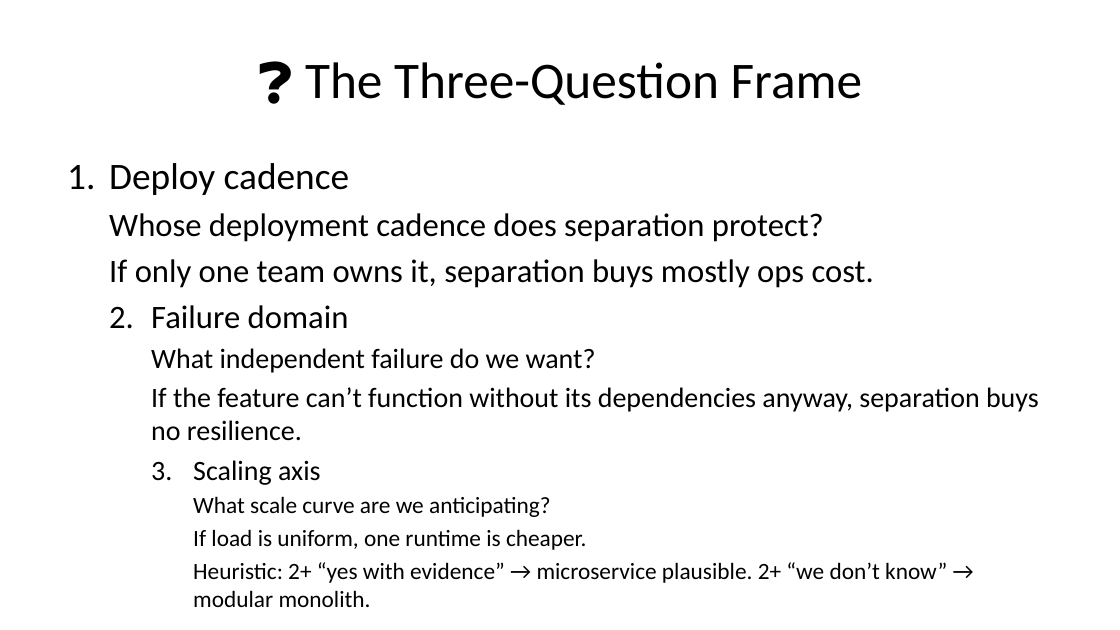
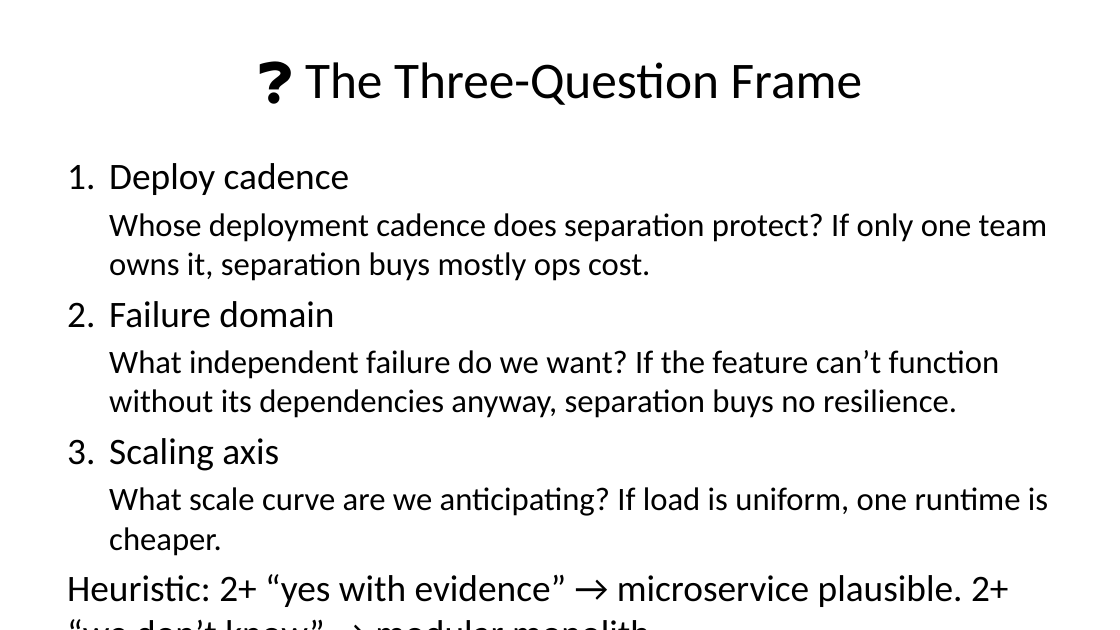
Before and after one commit to jwkidd3/Expeditors_TPM_public, a slide deck: slide 7 of week-04/presentations/ppts/day-01-monolith-vs-microservices.pptx. Drawn at 1120x630 pixels with LibreOffice and Linux fonts; fonts in the diff are those of the drawing. Boxes give left, top, right and bottom in pixels: in the first picture for what was removed or moved away, otherwise in the second. Text is boxed around its words. In the diff, an @@ line names an element or a change of style, - is before the commit and + after.

```diff
--- a/week-04/presentations/ppts/day-01-monolith-vs-microservices.pptx
+++ b/week-04/presentations/ppts/day-01-monolith-vs-microservices.pptx
@@ text at (109,213,1048,281): text changed @@
-  Whose deployment cadence does separation protect?
-  If only one team owns it, separation buys mostly ops cost.
+  Whose deployment cadence does separation protect? If only one team owns it, separation buys mostly ops cost.
@@ text at (67,301,1008,607): size 21 to 24 pt in "Failure domain"; size 18 to 24 pt in "Scaling axis"; size 15 to 24 pt in "Heuristic: 2+ “yes with evidence” → microservice ..."; list level 2 to 1 in "Failure domain"; list level 3 to 1 in "Scaling axis"; list level 4 to 1 in "Heuristic: 2+ “yes with evidence” ..." @@
@@ text at (109,350,1000,418): text changed; size 18 to 21 pt @@
-    What independent failure do we want?
-    If the feature can’t function without its dependencies anyway, separation buys no resilience.
+  What independent failure do we want? If the feature can’t function without its dependencies anyway, separation buys no resilience.
@@ text at (109,487,1048,556): text changed; size 15 to 21 pt @@
-      What scale curve are we anticipating?
-      If load is uniform, one runtime is cheaper.
+  What scale curve are we anticipating? If load is uniform, one runtime is cheaper.
```
Also in this commit, not shown: 55 other files.
